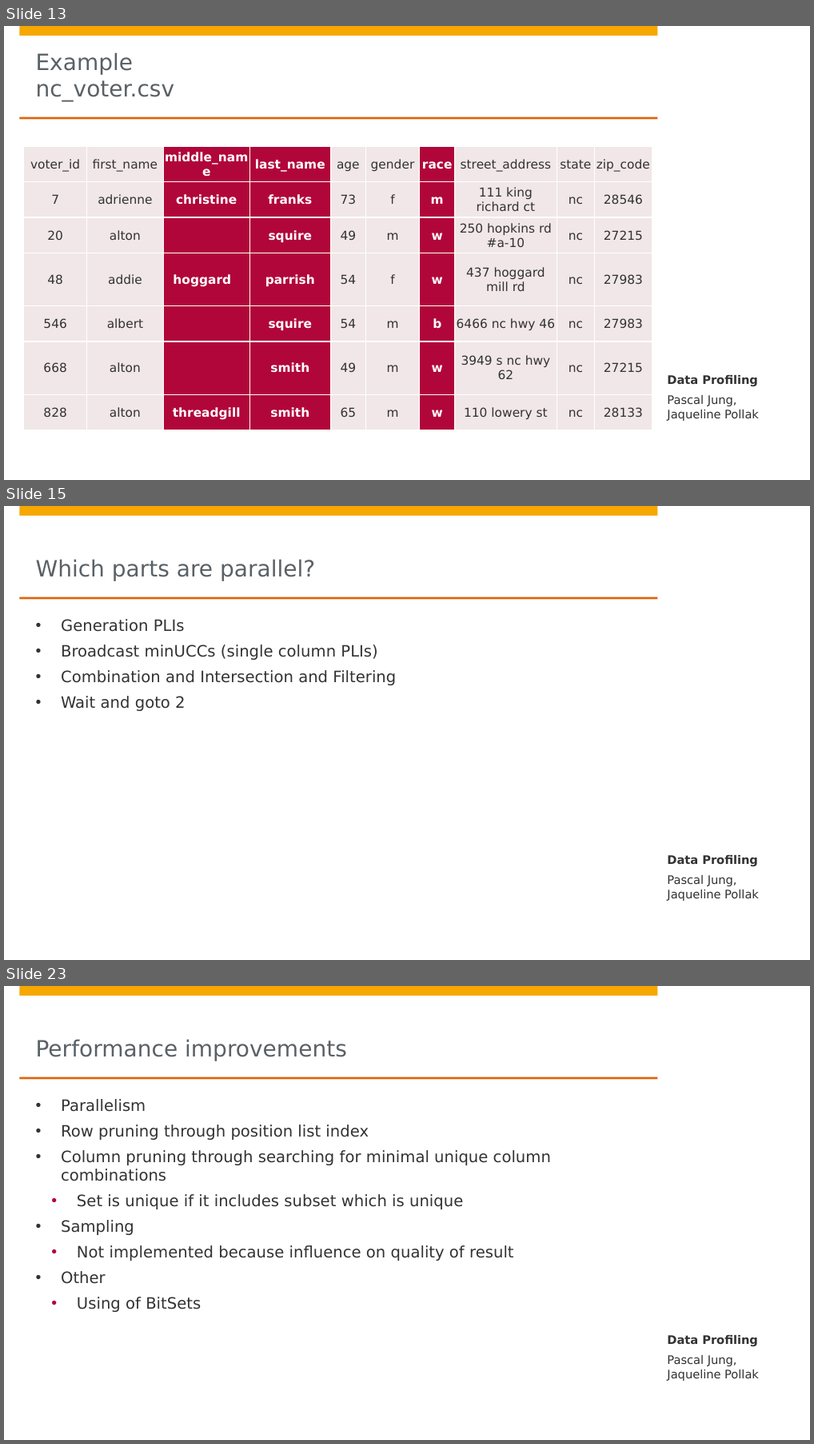
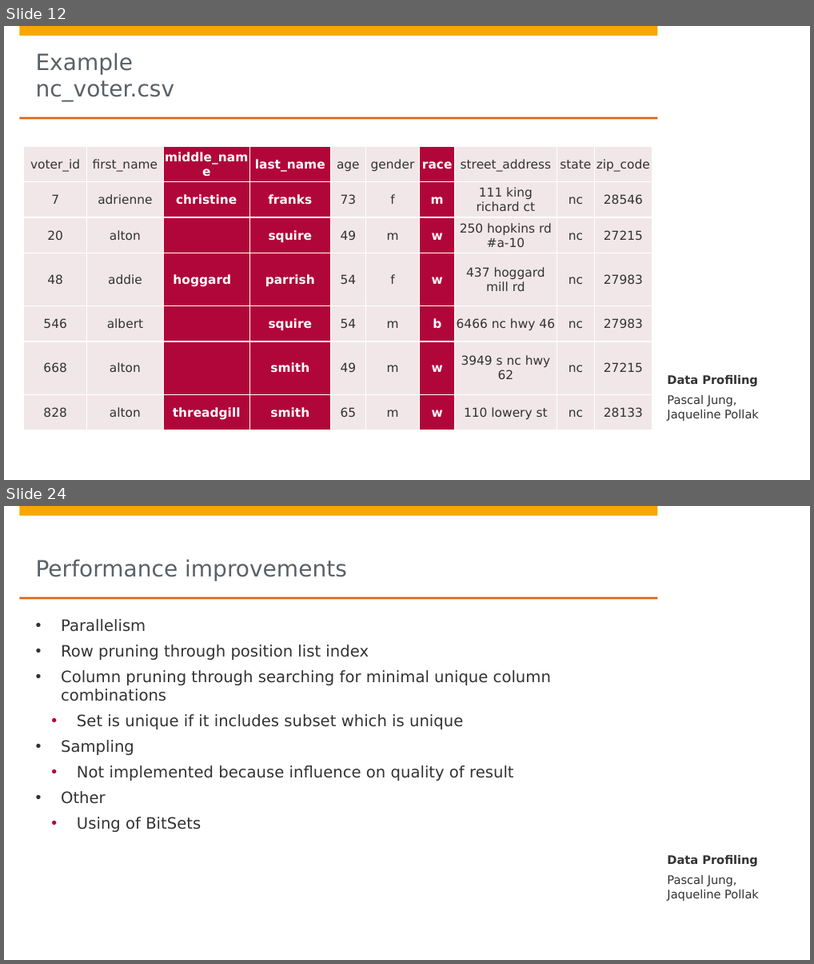
Before and after one commit to DBDA15/data-profiling, a slide deck: presentation.pptx. Shown one above the other, each under a label of ours: slides 13, 15 and 23 before the commit, slides 12 and 24 after it; the slides between them are not shown. The pictures are 814x1444 and 814x964 pixels, drawn with LibreOffice and Linux fonts; fonts in the diff are those of the drawing; background and template pictures are left out. Boxes give left, top, right and bottom in pixels: in the first picture for what was removed or moved away, otherwise in the second. Text is boxed around its words. In the diff, an @@ line names an element or a change of style, - is before the commit and + after.

```diff
--- a/presentation.pptx
+++ b/presentation.pptx
@@ slide 15 removed at box(4, 506, 810, 960), background #FFFFFF; not listed: 4 template elements that a slide beside it also shows @@
@@ title removed at box(36, 559, 315, 581) @@
-Which parts are parallel?
@@ text removed at box(61, 619, 396, 711) @@
-• Generation PLIs
-• Broadcast minUCCs (single column PLIs)
-• Combination and Intersection and Filtering
-• Wait and goto 2
@@ text removed at box(667, 855, 758, 866) @@
-Data Profiling
@@ text removed at box(667, 875, 759, 900) @@
-Pascal Jung,
-Jaqueline Pollak
@@ what was slide 13 is now slide 12 @@
@@ what was slide 23 is now slide 24 @@
```
Also in this commit, not shown: 11 slides changed, 4 slides added, 1 other slide removed.
